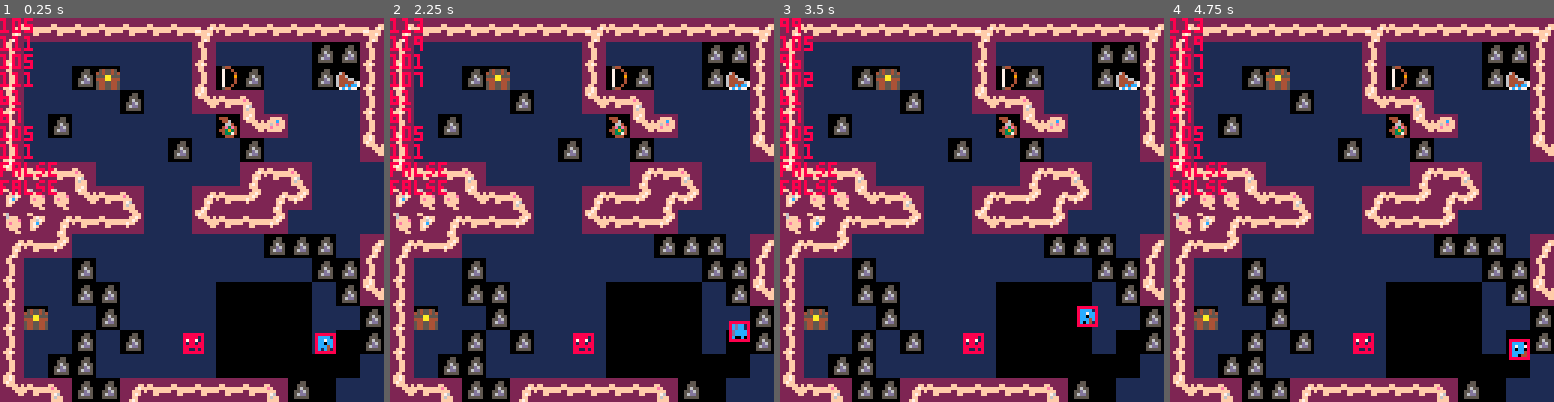
Above: before the commit, frames 1-4 (left to right).
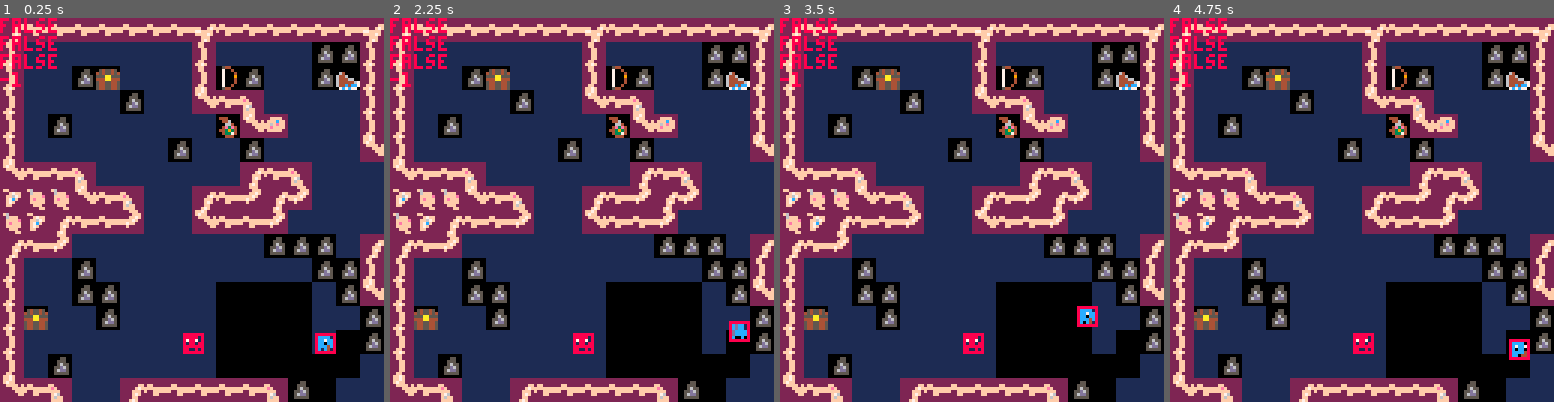
Above: after the commit, the same moments.

Repository: s-france/pico8GameS
Game: PICO-8 cartridge squid.p8
Two runs of this game, one before a commit and one after it. Both use one fixed random seed, a clock stepped at 60 frames per second and the inputs below.
Inputs:
- Up to frame 1 (0.25 s): no input
- Up to frame 2 (2.25 s): tap X (X key) at 0.33, 1.07, 1.85 s; tap O (Z key) at 0.7, 1.7, 2.1 s; hold Right 1.6-2.1 s; hold Up from 2.15 s (still down)
- Up to frame 3 (3.5 s): release Up at 2.42 s; hold Right 2.47-3.03 s; tap O (Z key) at 2.5, 2.9, 3.3 s; tap X (X key) at 2.97 s; hold Left from 3.08 s (still down)
- Up to frame 4 (4.75 s): release Left at 3.58 s; hold Down 3.63-3.97 s; tap O (Z key) at 3.7, 4.1, 4.5 s; hold Right 4.02-4.68 s; tap X (X key) at 4.08 s; hold Up from 4.73 s (still down)

The runs differ from the first frame. In frame 1, 3.9% of the frame differs, in the area x 0-38%, y 0-100%; in frame 2, 4.0%; in frame 3, 3.9%; in frame 4, 4.0%.

Commit message:
Update squid.p8

Diff:
--- a/squid.p8
+++ b/squid.p8
@@ -16,13 +16,20 @@
 // initialize all objects and
 // objectpools
 function _init()
+ cls()
 	hitboxes = {}
 	make_player()
 	bombpool = {}
 	explosions = {}
 	arrowpool = {}
+
 	makenpc()
 	hbtestflag = false
+	hbtest2 = false
+	hbtest3 = false
+	test_variable = -1
+
+
 	particlesystems = {}
 	particles = {}
 
@@ -55,6 +62,8 @@
 // using designed update funcs.
 function _update()
  hbtestflag = false
+ hbtest2 = false
+ hbtest3 = false
 	//get_mapdata(0,0,31,31)
 	initialmenu()
 	update_player()
@@ -69,7 +78,8 @@
 	if ((player.mapposx > 1 and player.mapposx < 4) and music_var !=0) then
 		music_var = 0
 		music(0)
-	elseif (player.mapposx != 2 and player.mapposx != 3 and music_var != 4) then
+
+		elseif (player.mapposx != 2 and player.mapposx != 3 and music_var != 4) then
 		music(5)
 		music_var = 4
 	end
@@ -107,7 +120,10 @@
 	print(hbtestflag)
 	print(player.hb.left)
 	--]]
+
+
 	foreach(hitboxes, draw_hitbox)
+	--[[
 	print(hitboxes[1].left)
 	print(hitboxes[1].right)
 	print(hitboxes[1].top)
@@ -116,8 +132,12 @@
 	print(hitboxes[2].right)
 	print(hitboxes[2].top)
 	print(hitboxes[2].bot)
+	--]]
 	print(hbtestflag)
-	print(collisiontest2())
+	print(hbtest2)
+	print(hbtest3)
+	print(test_variable)
+	--]]
 
  //print(mag)
 end
@@ -643,6 +663,8 @@
 		bomb.y = ypos + mapposy*128
 	end
 
+	bomb.dx = 0
+	bomb.dy = 0
 	bomb.timer = 100
 	bomb.sprite = 18
 	bomb.mapposx = mapposx
@@ -671,8 +693,11 @@
  		explosion.y = bomb.y
  		add(explosions, explosion)
 	else
+	 bomb.x += bomb.dx
+	 bomb.y += bomb.dy
   bomb.timer -= 1
  end
+
 
  	--update mappos
 	bomb.mapposx, bomb.mapposy = map_pos(bomb.x,bomb.y)
@@ -1181,7 +1206,29 @@
 		if j != hb then
 		 hbtestflag = hbcollision(hb,j)
 		 if hbtestflag == true then
-		 	break
+		 	if (hb.tag == 2) then
+		 	 hbtest2 = true
+		 	  if (j.tag == 1 and j.parent != nil) then
+		 	   hbtest3 = true
+		 	   hb.parent.dx = j.parent.dx
+		 	   hb.parent.dy = j.parent.dy
+		 	   if (hb.parent.timer >= j.parent.timer) then
+		 	    hb.parent.timer = j.parent.timer
+		 	   elseif (hb.parent.timer < j.parent.timer) then
+		 	    j.parent.timer = hb.parent.timer
+		 	   end
+		 			end
+		 	--[[
+		 		if (j.parent == nil) then
+
+		 		elseif (j.tag == 1) then
+		 		 hb.parent.dx = j.parent.dx
+		 			hb.parent.dy = j.parent.dy
+
+		 		end
+		 		--]]
+
+		 	end
 			end
 		end
 	end
@@ -1310,20 +1357,24 @@
 	 if (arrow.dx ==0 or arrow.dy == 0) then
 			arrow.dx = 0
 			arrow.dy = 0
+			arrow.timer = 0
 	 elseif (mapcollisions(arrow.hb).tr or mapcollisions(arrow.hb).tl
 	or mapcollisions(arrow.hb).bl or mapcollisions(arrow.hb).br) then
 			arrow.dx = 0
 			arrow.dy = 0
+			arrow.timer = 0
 		end
 	end
 
 	if ( mapcollisions(arrow.hb).r or mapcollisions(arrow.hb).l) then
 	 arrow.dx = 0
 	 arrow.dy = 0
+	 arrow.timer = 0
 	end
 	if ( mapcollisions(arrow.hb).t or mapcollisions(arrow.hb).b) then
 		arrow.dy = 0
 		arrow.dx = 0
+		arrow.timer = 0
 	end
 
 
@@ -1622,9 +1673,9 @@
 0603030103030303030303030301010606030303030303030303010101010303000000000000000000000000000000000000000000000000000000000000000003030303030303030303030303030303030303030303030303030303030303030303030303030303030303030303030303030303030303030303030303030306
 0603030101030303030000000003010507030303030303030303030303030303000000000000000000000000000000000000000000000000000000000000000003030303030303030303030303030303030303030303030303030303030303030303030303030303030303030303030303030303030303030303030303030306
 0619030301030303030000000003030103030303030303030303030303030303000000000000000000000000000000000000000000000000000000000000000003030303030303030303030303030303030303030303030303030303030303030303030303030303030303030303030303030303030303030303030303030306
-0603030103010303030000000003000103030303030303030303030303030303000000000000000000000000000000000000000000000000000000000000000003030303030303030303030303030303030303030303030303030303030303030303030303030303030303030303030303030303030303030303030303030306
-0603010103030303030000000000000303030303030303030303030303030303000000000000000000000000000000000000000000000000000000000000000003030303030303030303030303030303030303030303030303030303030303030303030303030303030303030303030303030303030303030303030303030306
-0504090101080404040404090100030303030303030303030303030303030303000000000000000000000000000000000000000000000000000000000000000003030303030303030303030303030303030303030303030303030303030303030303030303030303030303030303030303030303030303030303030303030306
+0603030303030303030000000003000103030303030303030303030303030303000000000000000000000000000000000000000000000000000000000000000003030303030303030303030303030303030303030303030303030303030303030303030303030303030303030303030303030303030303030303030303030306
+0603010303030303030000000000000303030303030303030303030303030303000000000000000000000000000000000000000000000000000000000000000003030303030303030303030303030303030303030303030303030303030303030303030303030303030303030303030303030303030303030303030303030306
+0504090303080404040404090100030303030303030303030303030303030303000000000000000000000000000000000000000000000000000000000000000003030303030303030303030303030303030303030303030303030303030303030303030303030303030303030303030303030303030303030303030303030306
 0804070303050404040404070303030303030303030303030303030303030303030303000303030303030303030303030303030303030303030303030303000003030303030303030303030303030303030303030303030303030303030303030303030303030303030303030303030303030303030303030303030303030306
 0603030303030303030303030303030303030303030303030303030303030303030303030303030303030303030303030303030303030303030303030303030303030303030303030303030303030303030303030303030303030303030303030303030303030303030303030303030303030303030303030303030303030306
 0603030303030303030303030303030303030303030303030303030303030303030303030303030303030303030303030303030303030303030303030303030303030303030303030303030303030303030303030303030303030303030303030303030303030303030303030303030303030303030303030303030303030306
